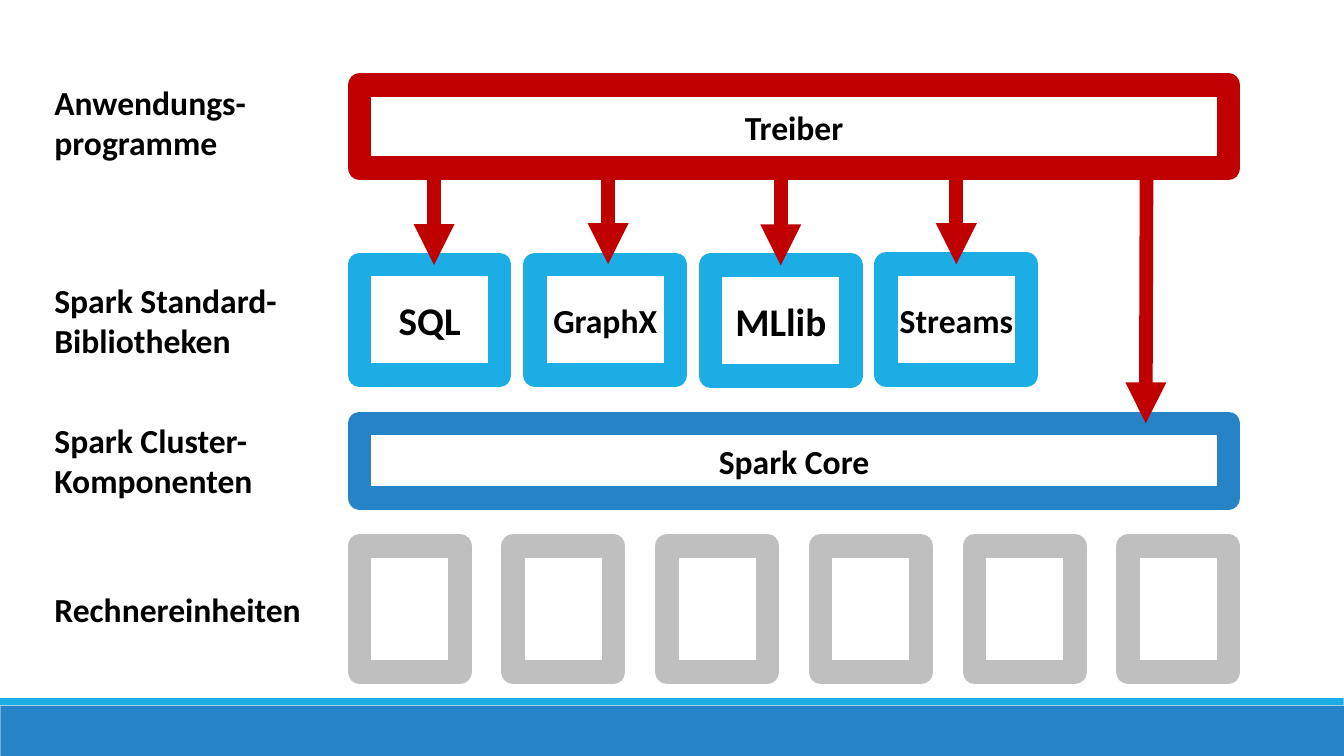
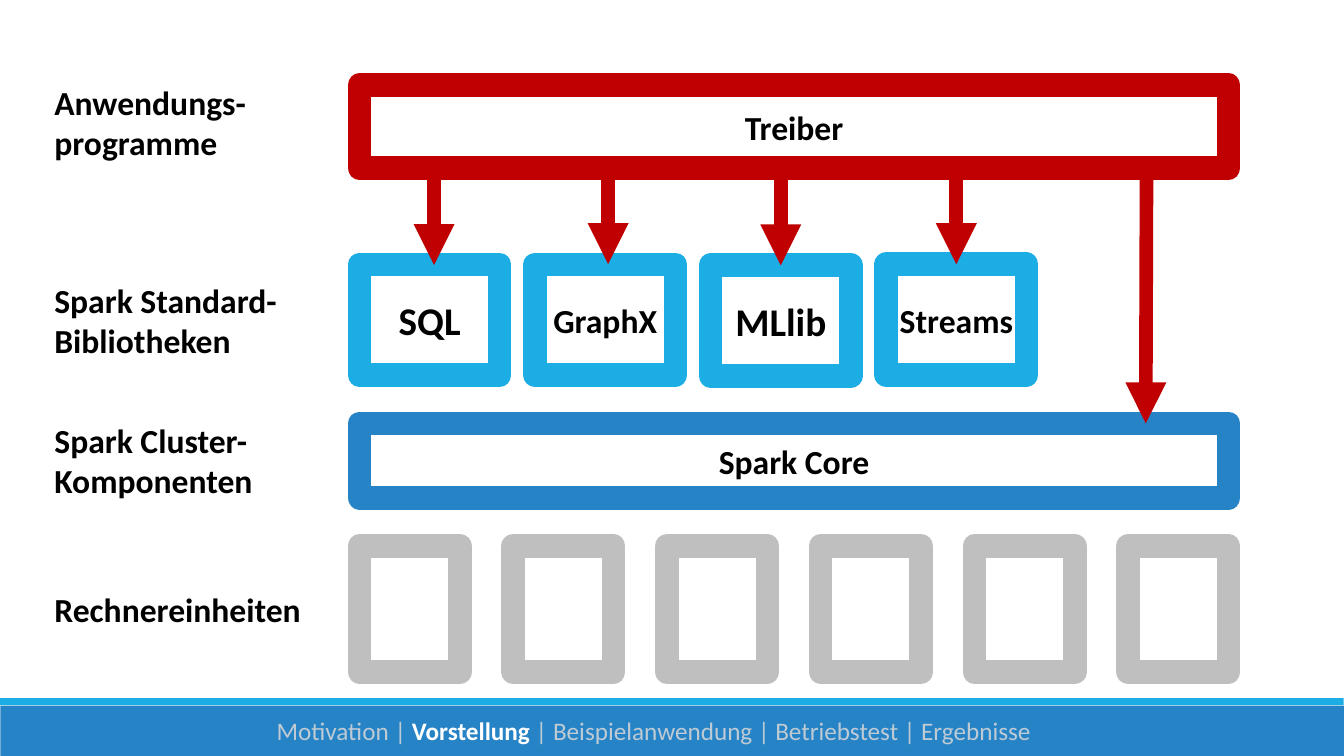
Before and after one commit to danck/bachelor_thesis, a slide deck: slide 5 of 0 - Entwürfe/Skalierbare Datenanalyse mit Apache Spark.pptx. Drawn at 1344x756 pixels with LibreOffice and Linux fonts; fonts in the diff are those of the drawing. Boxes give left, top, right and bottom in pixels: in the first picture for what was removed or moved away, otherwise in the second. Text is boxed around its words. In the diff, an @@ line names an element or a change of style, - is before the commit and + after.

```diff
--- a/0 - Entwürfe/Skalierbare Datenanalyse mit Apache Spark.pptx
+++ b/0 - Entwürfe/Skalierbare Datenanalyse mit Apache Spark.pptx
@@ text added at (277, 722, 1030, 745), 18 pt, text #BECAD4 @@
+Motivation | Vorstellung | Beispielanwendung | Betriebstest | Ergebnisse
```
Also in this commit, not shown: 3 slides added.
